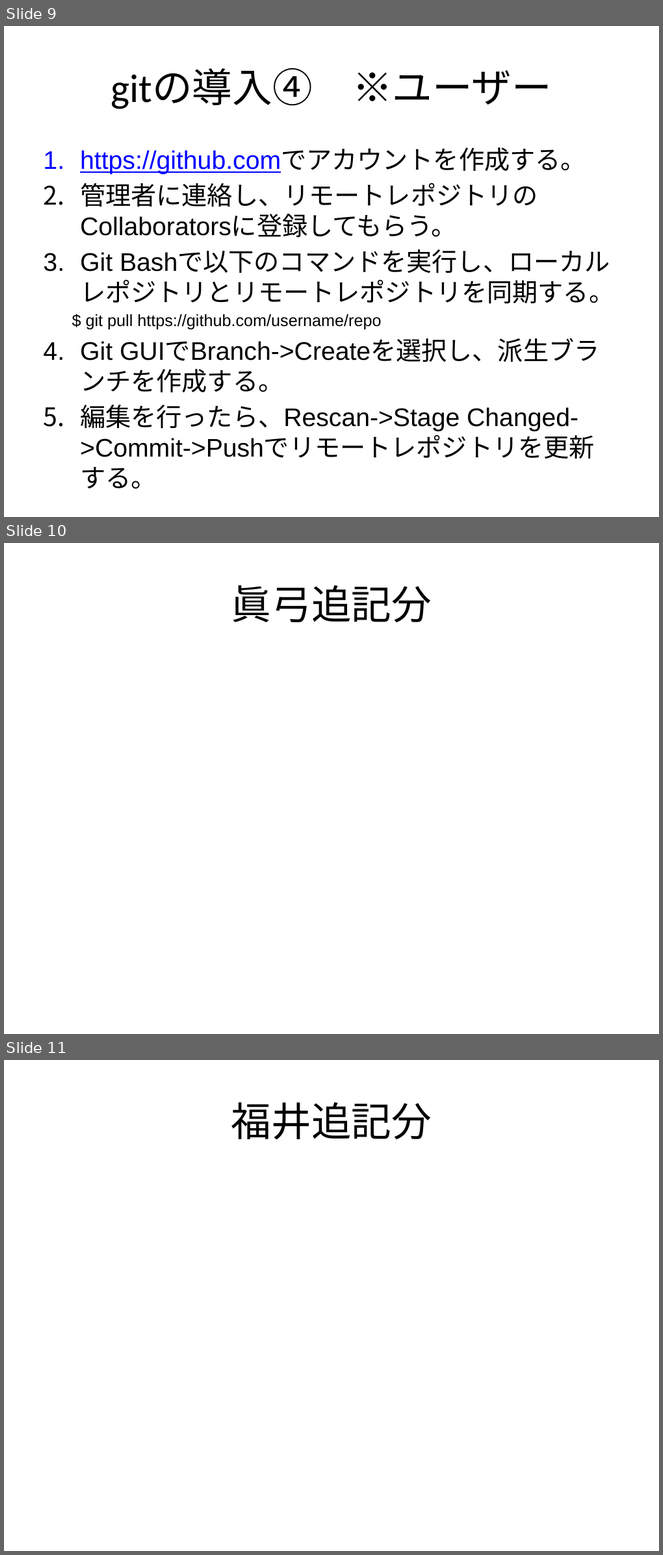
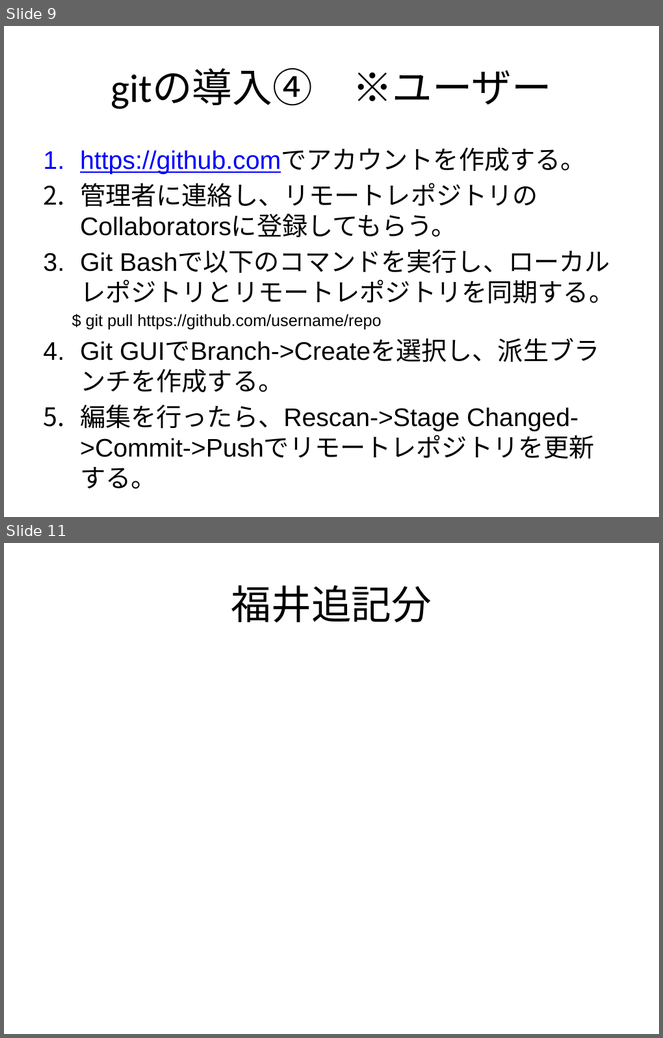
Before and after one commit to RyutaroMayumi/git_research, a slide deck: KK01_git.pptx. Shown one above the other, each under a label of ours: slides 9, 10 and 11 before the commit, slides 9 and 11 after it; the slides between them are not shown. The pictures are 663x1555 and 663x1038 pixels, drawn with LibreOffice and Linux fonts; fonts in the diff are those of the drawing. Boxes give left, top, right and bottom in pixels: in the first picture for what was removed or moved away, otherwise in the second. Text is boxed around its words. In the diff, an @@ line names an element or a change of style, - is before the commit and + after.

```diff
--- a/KK01_git.pptx
+++ b/KK01_git.pptx
@@ slide 10 removed at box(4, 543, 659, 1034), background #FFFFFF @@
@@ title removed at box(232, 585, 432, 622) @@
-眞弓追記分
```
Also in this commit, not shown: 1 slide changed, 1 slide added.
